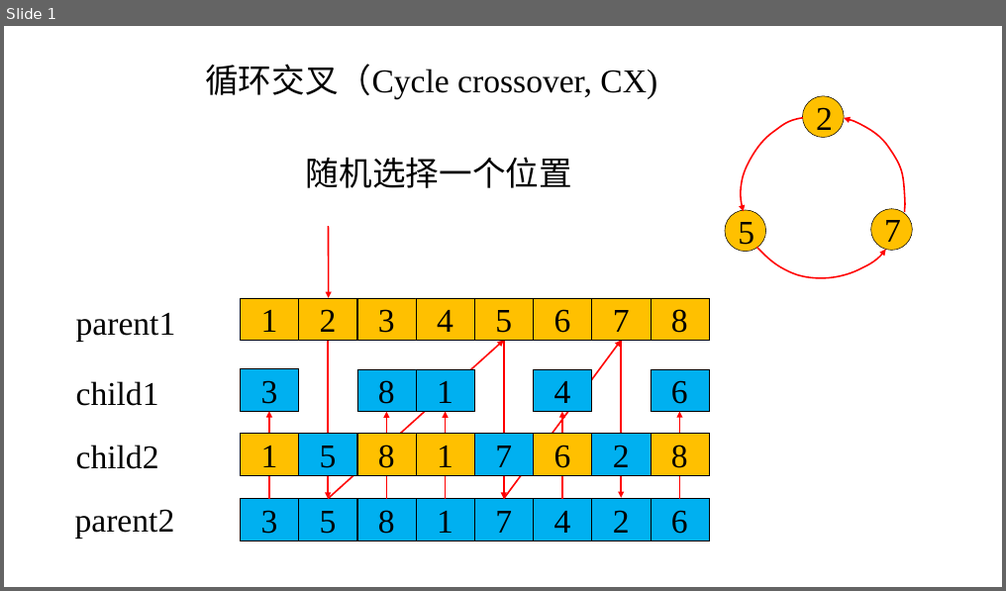
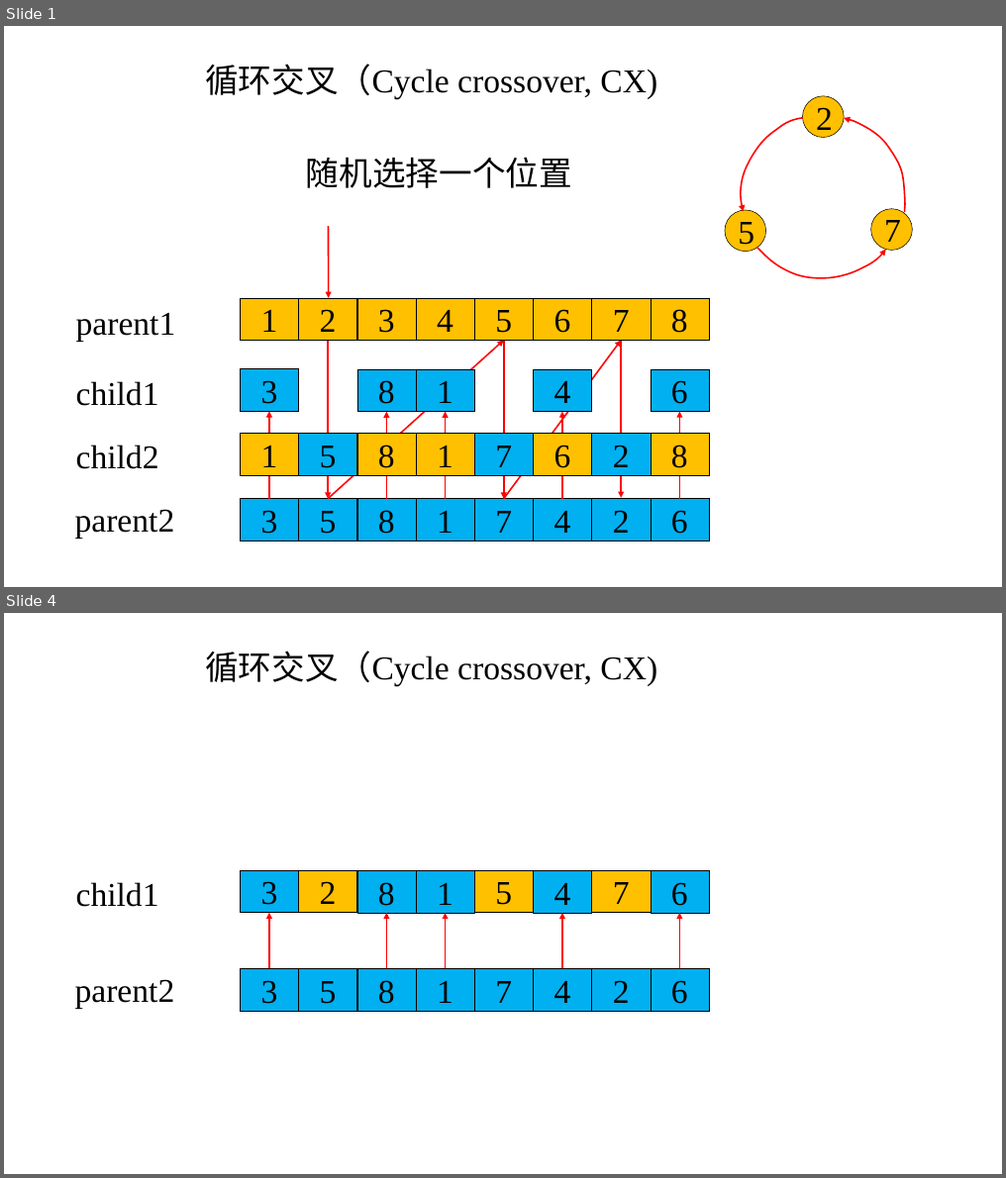
Before and after one commit to hanbaoan123/intelligent_optimization, a slide deck: 进化算法/交叉/循环交叉.pptx. Shown one above the other, each under a label of ours: slide 1 before the commit, slides 1 and 4 after it; the slides between them are not shown. The pictures are 1006x591 and 1006x1178 pixels, drawn with LibreOffice and Linux fonts; fonts in the diff are those of the drawing. Boxes give left, top, right and bottom in pixels: in the first picture for what was removed or moved away, otherwise in the second. Text is boxed around its words. In the diff, an @@ line names an element or a change of style, - is before the commit and + after.

Commit message:
交叉

```diff
--- a/进化算法/交叉/循环交叉.pptx
+++ b/进化算法/交叉/循环交叉.pptx
@@ slide 4 added at box(4, 613, 1002, 1174), background #CCE8CF @@
@@ text added at box(205, 651, 657, 687), 32 pt, text #000000 @@
+循环交叉（Cycle crossover, CX)
@@ rectangle added at box(240, 870, 298, 912), fill #00B0F0, outline #000000 0.5 pt, 32 pt, text #000000 @@
+3
@@ rectangle added at box(299, 870, 357, 912), fill #FFC000, outline #000000 0.5 pt, 32 pt, text #000000 @@
+2
@@ rectangle added at box(357, 870, 416, 912), fill #00B0F0, outline #000000 0.5 pt, 32 pt, text #000000 @@
+8
@@ rectangle added at box(416, 870, 474, 912), fill #00B0F0, outline #000000 0.5 pt, 32 pt, text #000000 @@
+1
@@ rectangle added at box(475, 870, 534, 912), fill #FFC000, outline #000000 0.5 pt, 32 pt, text #000000 @@
+5
@@ rectangle added at box(534, 870, 592, 912), fill #00B0F0, outline #000000 0.5 pt, 32 pt, text #000000 @@
+4
@@ rectangle added at box(592, 870, 650, 912), fill #FFC000, outline #000000 0.5 pt, 32 pt, text #000000 @@
+7
@@ rectangle added at box(650, 870, 709, 912), fill #00B0F0, outline #000000 0.5 pt, 32 pt, text #000000 @@
+6
@@ text added at box(76, 882, 159, 907), 32 pt, text #000000 @@
+child1
@@ arrow added from (269, 969) to (269, 912), #FF0000 1.5 pt @@
@@ arrow added from (386, 969) to (386, 913), #FF0000 1.5 pt @@
@@ arrow added from (445, 969) to (445, 913), #FF0000 1.5 pt @@
@@ arrow added from (562, 969) to (562, 913), #FF0000 1.5 pt @@
@@ arrow added from (680, 969) to (680, 913), #FF0000 1.5 pt @@
@@ text added at box(75, 979, 175, 1009), 32 pt, text #000000 @@
+parent2
@@ rectangle added at box(240, 969, 298, 1011), fill #00B0F0, outline #000000 0.5 pt, 32 pt, text #000000 @@
+3
@@ rectangle added at box(299, 969, 357, 1011), fill #00B0F0, outline #000000 0.5 pt, 32 pt, text #000000 @@
+5
@@ rectangle added at box(357, 969, 416, 1011), fill #00B0F0, outline #000000 0.5 pt, 32 pt, text #000000 @@
+8
@@ rectangle added at box(416, 969, 474, 1011), fill #00B0F0, outline #000000 0.5 pt, 32 pt, text #000000 @@
+1
@@ rectangle added at box(475, 969, 534, 1011), fill #00B0F0, outline #000000 0.5 pt, 32 pt, text #000000 @@
+7
@@ rectangle added at box(534, 969, 592, 1011), fill #00B0F0, outline #000000 0.5 pt, 32 pt, text #000000 @@
+4
@@ rectangle added at box(592, 969, 650, 1011), fill #00B0F0, outline #000000 0.5 pt, 32 pt, text #000000 @@
+2
@@ rectangle added at box(650, 969, 709, 1011), fill #00B0F0, outline #000000 0.5 pt, 32 pt, text #000000 @@
+6
```
Also in this commit, not shown: 2 other slides added, 29 other files.
